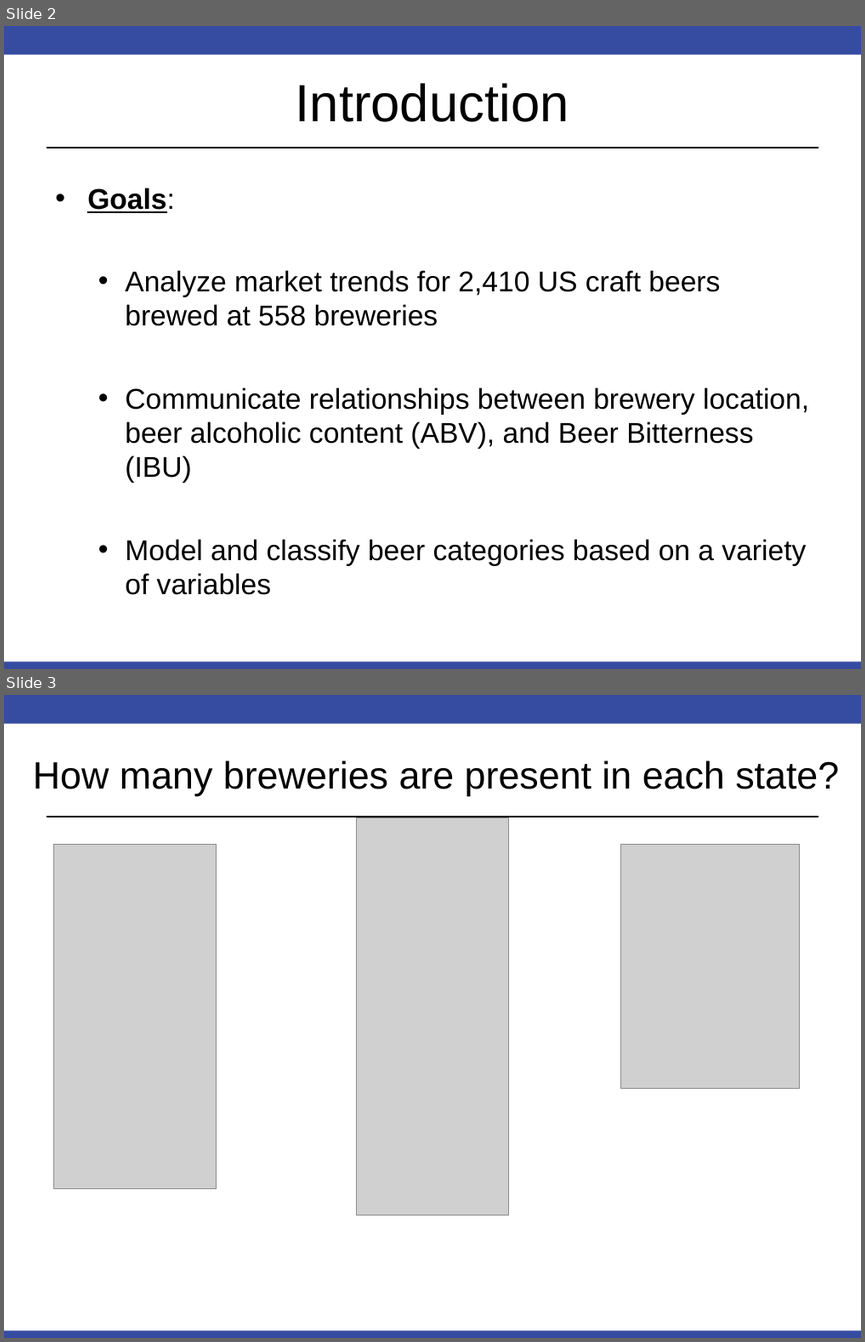
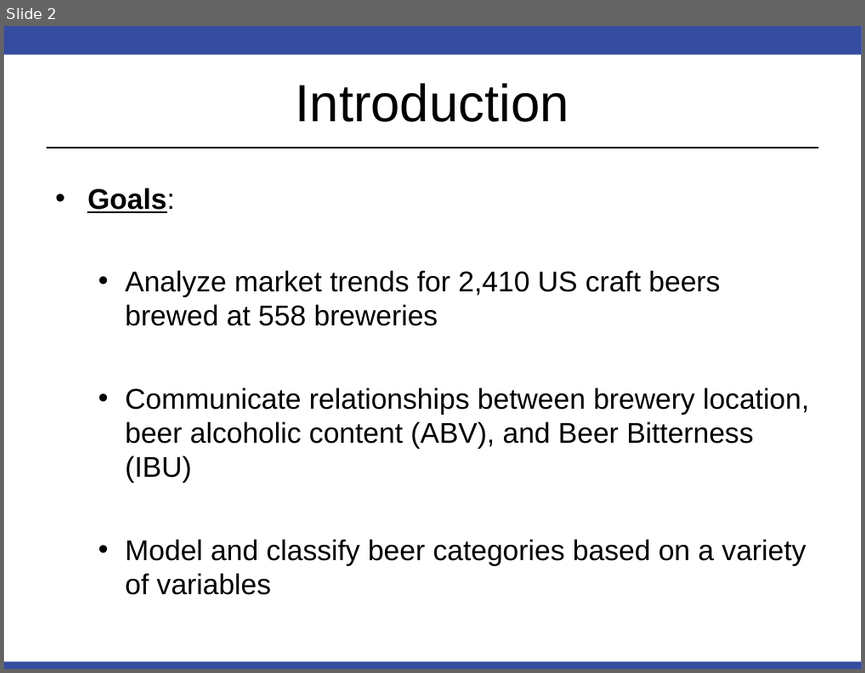
Before and after one commit to olmosjorge28/MDS_6306_CASE_STUDY_1, a slide deck: Project_1_Presentation.pptx. Shown one above the other, each under a label of ours: slides 2 and 3 before the commit, slide 2 after it. The pictures are 865x1342 and 865x673 pixels, drawn with LibreOffice and Linux fonts; fonts in the diff are those of the drawing; grey boxes stand for pictures. Boxes give left, top, right and bottom in pixels: in the first picture for what was removed or moved away, otherwise in the second. Text is boxed around its words. In the diff, an @@ line names an element or a change of style, - is before the commit and + after.

```diff
--- a/Project_1_Presentation.pptx
+++ b/Project_1_Presentation.pptx
@@ slide 3 removed at (4,695,861,1338), background #FFFFFF; not listed: 3 template elements that a slide beside it also shows @@
@@ title removed at (33,760,839,796) @@
-How many breweries are present in each state?
@@ picture removed at (356,818,509,1215) @@
@@ picture removed at (53,844,216,1188) @@
@@ picture removed at (621,844,799,1088) @@
```
Also in this commit, not shown: 4 slides added, 2 other slides removed.
